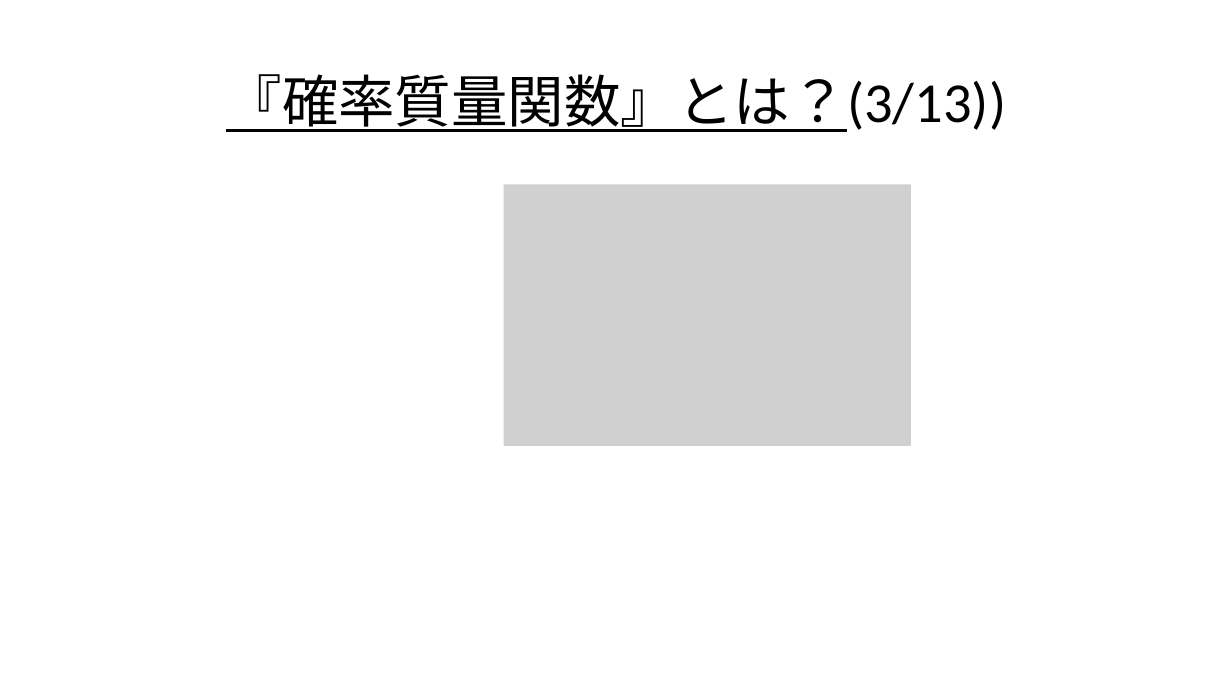
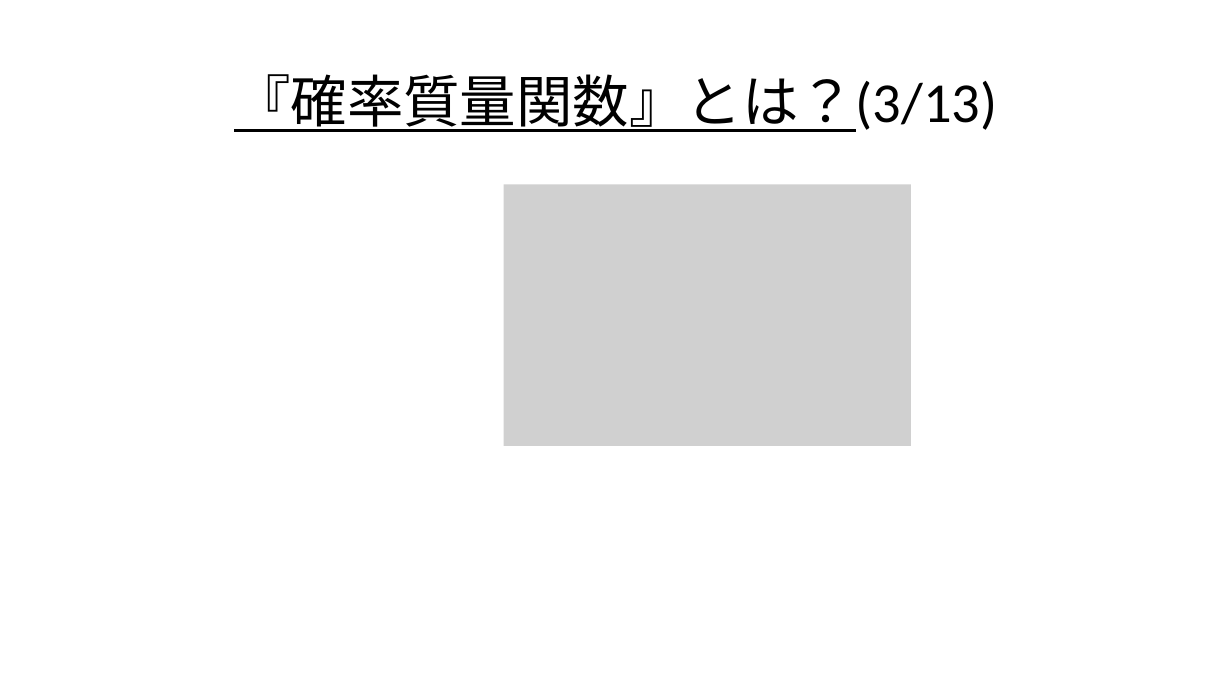
Before and after one commit to Ryo-KATAYAMA/Senior_Project, a slide deck: slide 39 of Chapter4_1.pptx (slide 38 before the commit). Drawn at 1232x693 pixels with LibreOffice and Linux fonts; fonts in the diff are those of the drawing; grey boxes stand for pictures. Boxes give left, top, right and bottom in pixels: in the first picture for what was removed or moved away, otherwise in the second. Text is boxed around its words. In the diff, an @@ line names an element or a change of style, - is before the commit and + after.

```diff
--- a/Chapter4_1.pptx
+++ b/Chapter4_1.pptx
@@ title at bbox=[234, 74, 997, 132]: text changed @@
-『確率質量関数』とは？(3/13))
+『確率質量関数』とは？(3/13)
```
Also in this commit, not shown: 13 other slides changed, 1 slide added.
